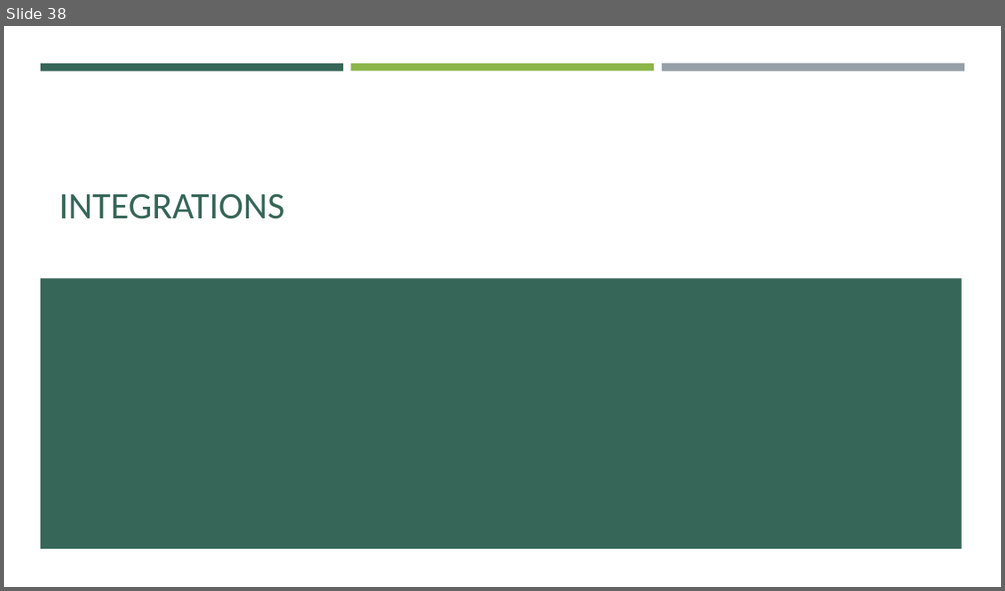
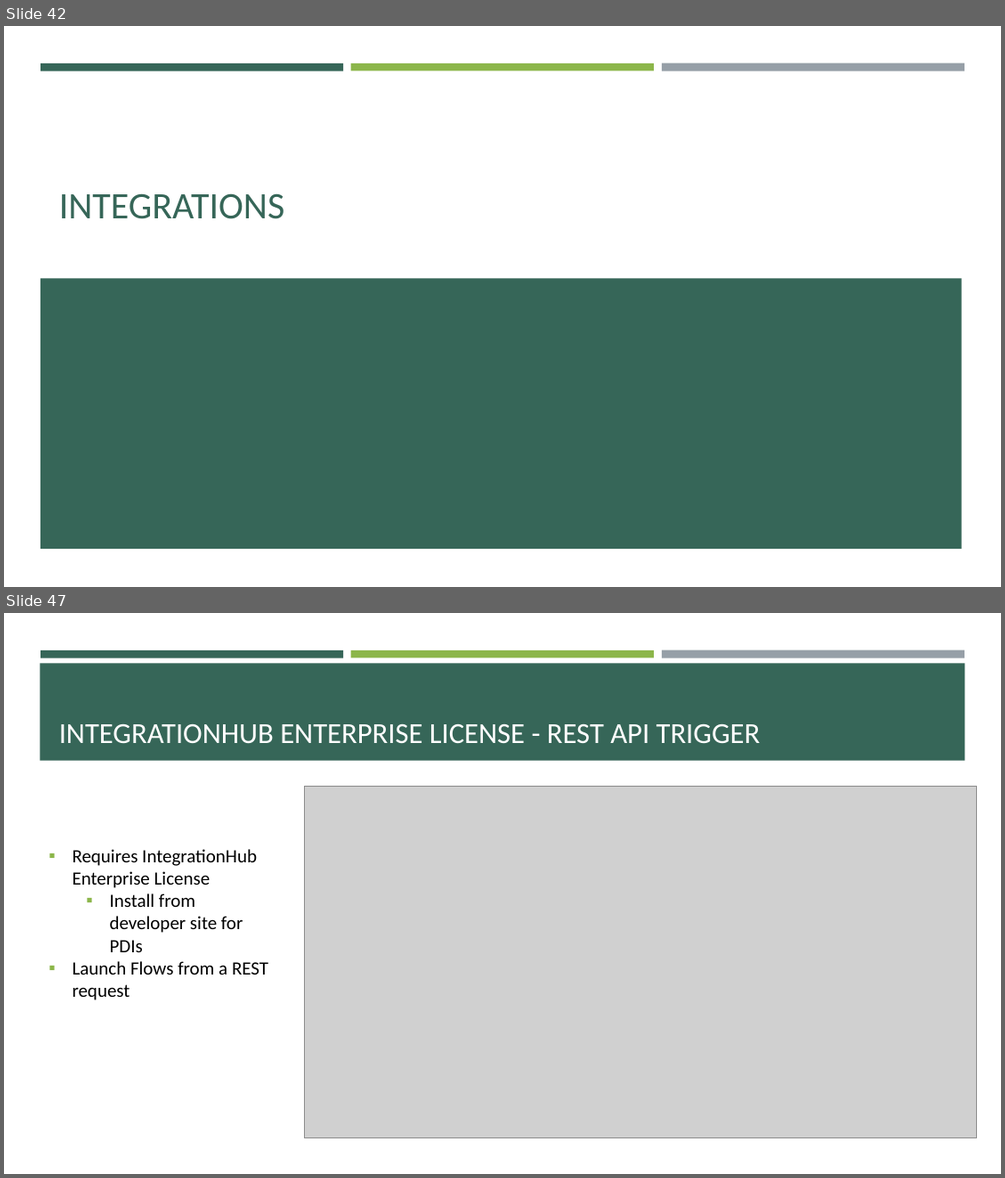
Before and after one commit to e-m-wilson/SNOW, a slide deck: Week_6/Data_Migration_&_Integration.pptx. Shown one above the other, each under a label of ours: slide 38 before the commit, slides 42 and 47 after it; the slides between them are not shown. The pictures are 1005x591 and 1005x1178 pixels, drawn with LibreOffice and Linux fonts; fonts in the diff are those of the drawing; grey boxes stand for pictures. Boxes give left, top, right and bottom in pixels: in the first picture for what was removed or moved away, otherwise in the second. Text is boxed around its words. In the diff, an @@ line names an element or a change of style, - is before the commit and + after.

```diff
--- a/Week_6/Data_Migration_&_Integration.pptx
+++ b/Week_6/Data_Migration_&_Integration.pptx
@@ slide 47 added at bbox=[4, 613, 1001, 1174], background #FFFFFF; not listed: 3 template elements that a slide beside it also shows @@
@@ rectangle added at bbox=[40, 663, 965, 761], fill #366658 @@
@@ title added at bbox=[59, 724, 760, 744], 28 pt, text #FFFFFF @@
+INTEGRATIONHUB ENTERPRISE LICENSE - REST API TRIGGER
@@ picture added at bbox=[305, 786, 977, 1138] @@
@@ text added at bbox=[73, 849, 268, 974], 18 pt, text #000000 @@
+▪ Requires IntegrationHub Enterprise License
+  ▪ Install from developer site for PDIs
+▪ Launch Flows from a REST request
@@ what was slide 38 is now slide 42 @@
```
Also in this commit, not shown: 16 other slides added, 4 other files.
